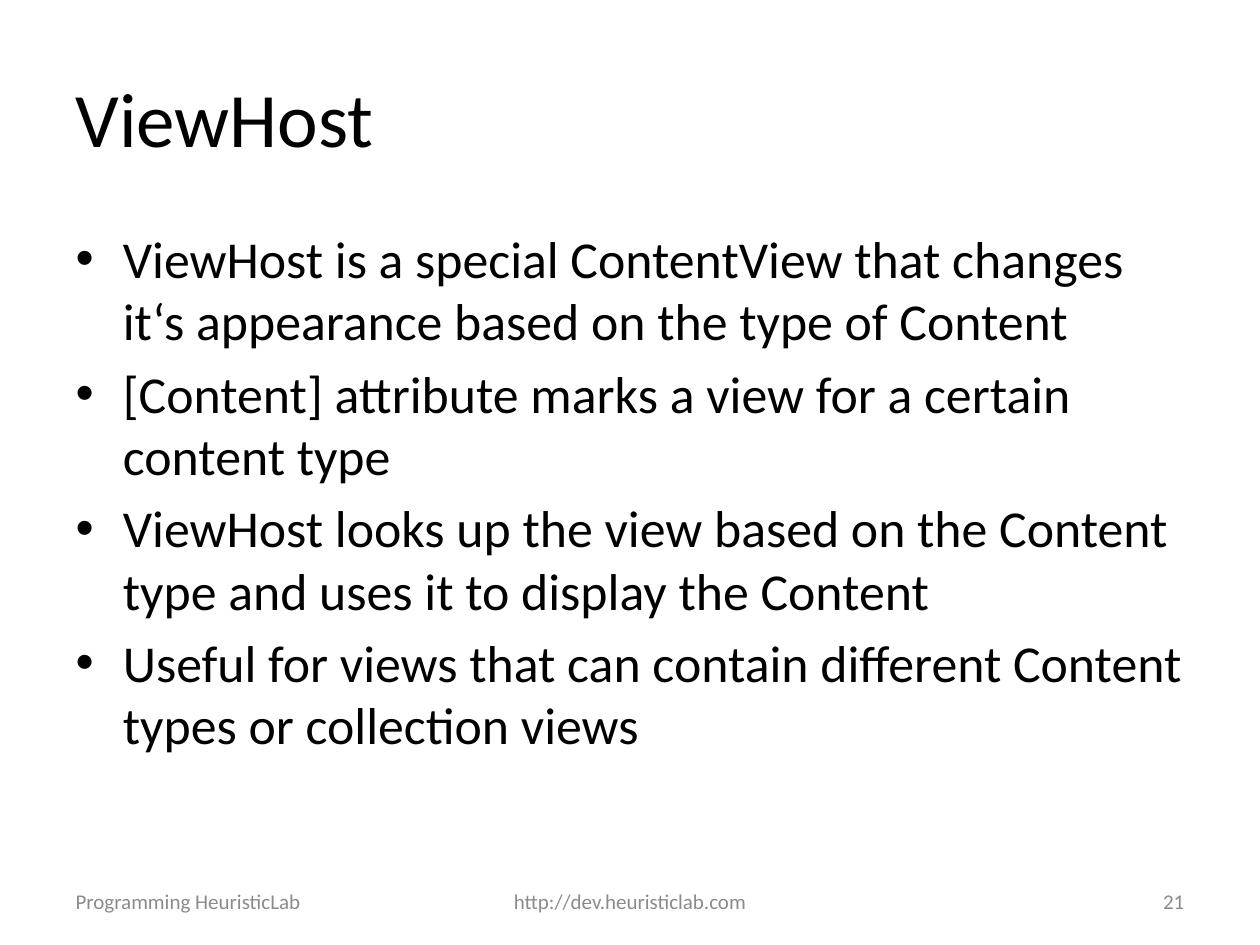
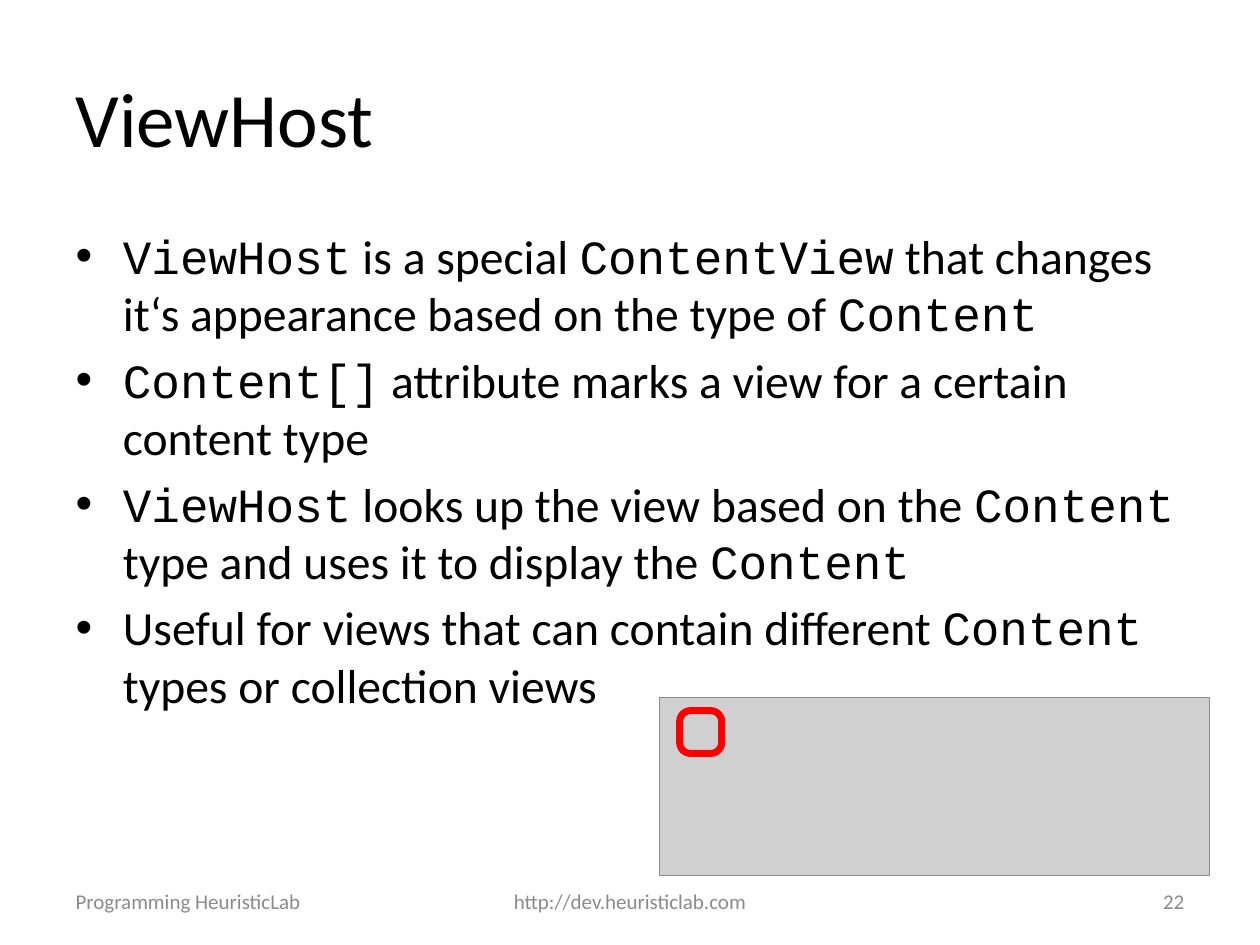
Before and after one commit to heal-research/HeuristicLab, a slide deck: slide 22 of documentation/Tutorials/Programming HeuristicLab - Basics.pptx (slide 21 before the commit). Drawn at 1260x945 pixels with LibreOffice and Linux fonts; fonts in the diff are those of the drawing; grey boxes stand for pictures; background and template pictures are left out. Boxes give left, top, right and bottom in pixels: in the first picture for what was removed or moved away, otherwise in the second. Text is boxed around its words. In the diff, an @@ line names an element or a change of style, - is before the commit and + after.

```diff
--- a/documentation/Tutorials/Programming HeuristicLab - Basics.pptx
+++ b/documentation/Tutorials/Programming HeuristicLab - Basics.pptx
@@ text at (x1=123, y1=240, x2=1174, y2=711): size 29.6 to 27.2 pt in "ViewHost is a special ContentView that changes ...", "ViewHost looks up the view based on ...", "Useful for views that can contain different ..."; font Calibri to Courier New in "ViewHost ContentView Content", "ViewHost Content Content", "Content" @@
@@ text at (x1=123, y1=364, x2=1067, y2=463): text changed; size 29.6 to 27.2 pt @@
-• [Content] attribute marks a view for a certain content type
+• Content[] attribute marks a view for a certain content type
@@ picture added at (x1=660, y1=697, x2=1211, y2=876) @@
@@ rounded rectangle added at (x1=679, y1=711, x2=721, y2=753), outline #FF0000 4 pt @@
@@ page number at (x1=1163, y1=895, x2=1184, y2=909): text changed @@
-21
+22
```
Also in this commit, not shown: 15 other slides changed, 1 slide added, 3 other files.
